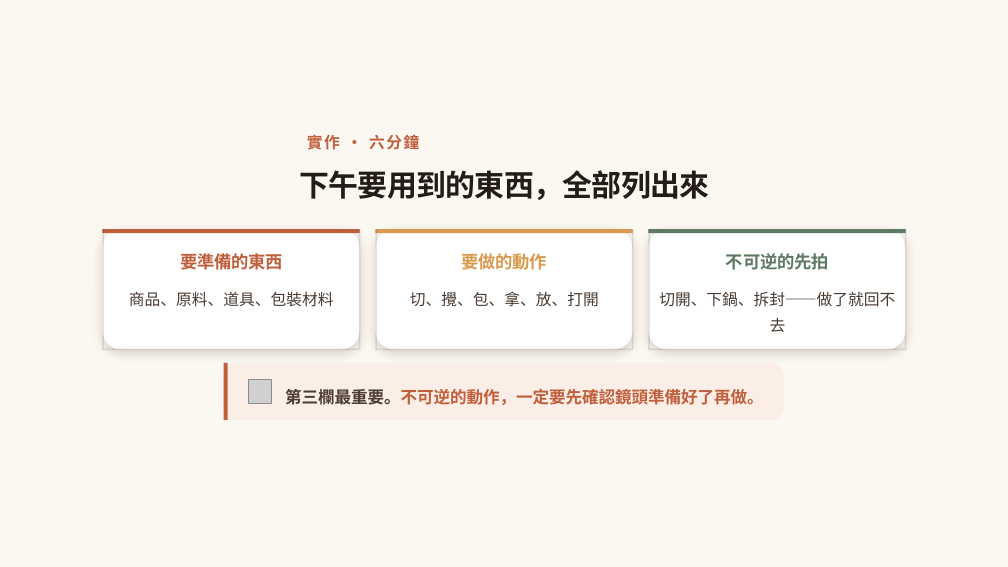
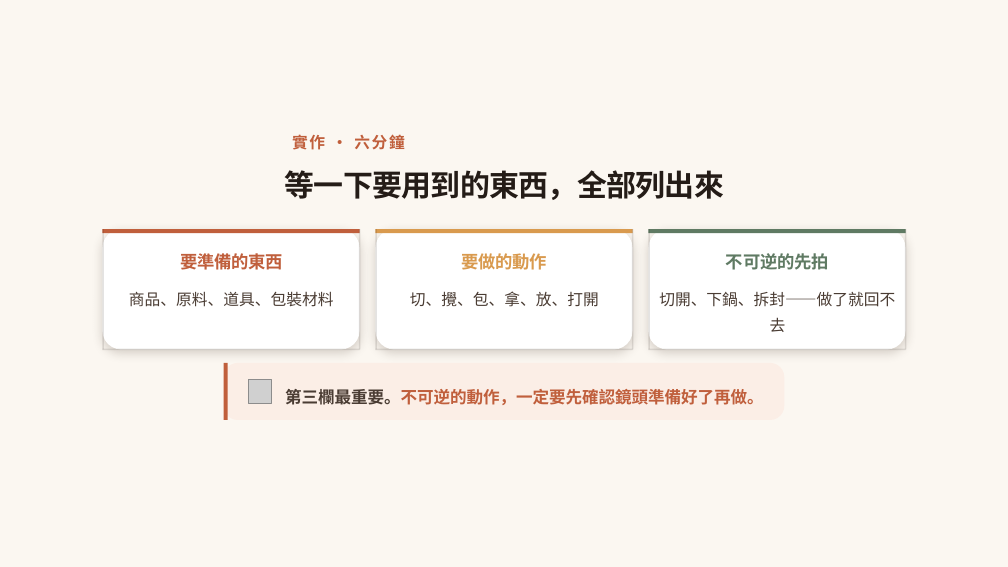
Before and after one commit to ja9705110/gogoeveryday, a slide deck: slide 79 of photo-course-2/手機拍攝商品與影像編修基礎2_商品短影音.pptx (slide 38 before the commit). Drawn at 1008x567 pixels with LibreOffice and Linux fonts; fonts in the diff are those of the drawing; grey boxes stand for pictures; background and template pictures are left out. Boxes give left, top, right and bottom in pixels: in the first picture for what was removed or moved away, otherwise in the second. Text is boxed around its words. In the diff, an @@ line names an element or a change of style, - is before the commit and + after.

```diff
--- a/photo-course-2/手機拍攝商品與影像編修基礎2_商品短影音.pptx
+++ b/photo-course-2/手機拍攝商品與影像編修基礎2_商品短影音.pptx
@@ text "實作 · 六分鐘": place and size @@
-text "實作 · 六分鐘" at bbox=[307, 134, 419, 150]
+text "實作 · 六分鐘" at bbox=[292, 134, 404, 150]
@@ text at bbox=[285, 170, 725, 200]: text changed @@
-下午要用到的東西，全部列出來
+等一下要用到的東西，全部列出來
```
Also in this commit, not shown: 13 other slides changed, 7 slides added, 11 slides removed, 8 other files.
